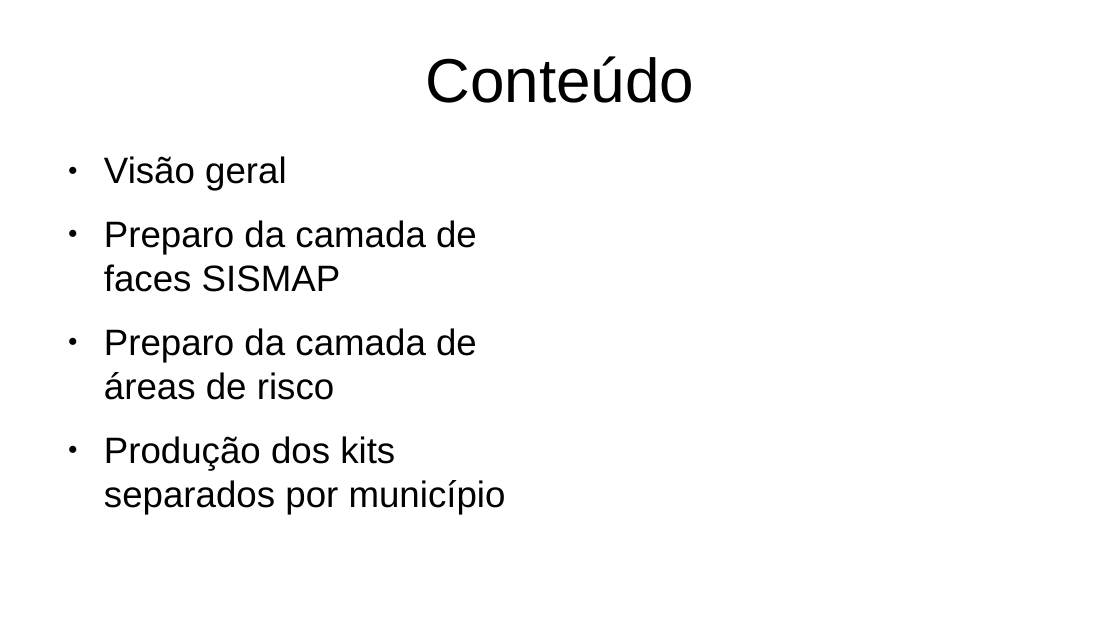
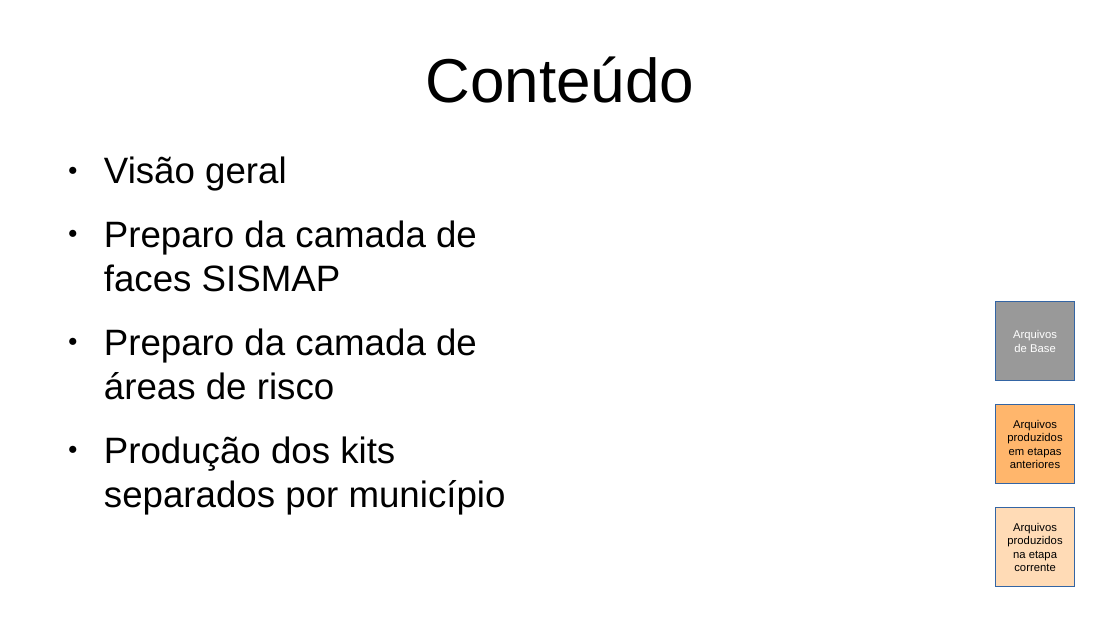
Before and after one commit to jcmartinssh/kits-BATER, a slide deck: slide 2 of referencia_scripts.odp. Drawn at 1120x630 pixels with LibreOffice and Linux fonts; fonts in the diff are those of the drawing. Boxes give left, top, right and bottom in pixels: in the first picture for what was removed or moved away, otherwise in the second. Text is boxed around its words. In the diff, an @@ line names an element or a change of style, - is before the commit and + after.

```diff
--- a/referencia_scripts.odp
+++ b/referencia_scripts.odp
@@ rectangle added at (996, 302, 1075, 381), fill #999999, outline #3465A4 0 pt, 8 pt, text #FFFFFF @@
+Arquivos de Base
@@ rectangle added at (996, 405, 1075, 484), fill #FFB66C, outline #3465A4 0 pt, 8 pt, text #000000 @@
+Arquivos produzidos em etapas anteriores
@@ rectangle added at (996, 508, 1075, 587), fill #FFDBB6, outline #3465A4 0 pt, 8 pt, text #000000 @@
+Arquivos produzidos na etapa corrente
```
Also in this commit, not shown: 2 other slides changed, 3 other files.
